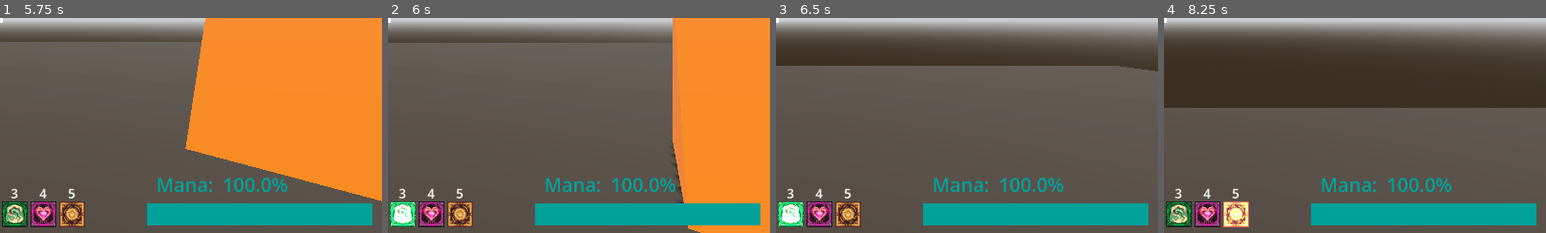
Above: before the commit, frames 1-4 (left to right).
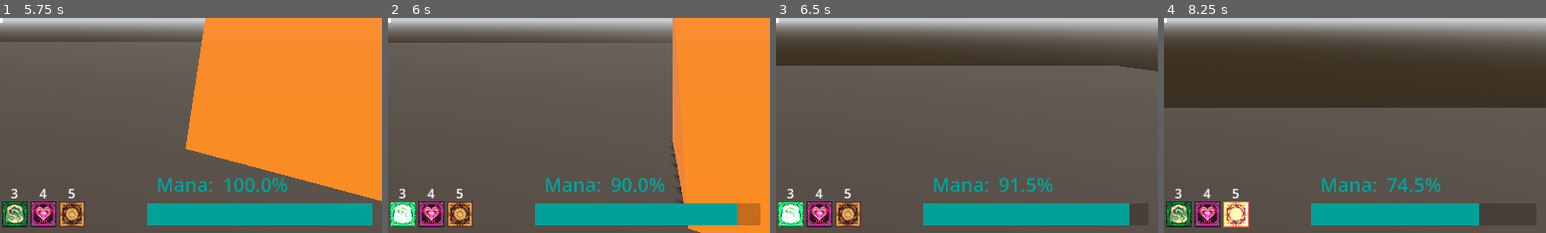
Above: after the commit, the same moments.

Repository: Isaaa43/Saudavel-e-Balanceado
Game: Godot game, scene res://cenas/main_game.tscn
The game is run twice, just before and just after one commit, with the same random seed, the same clock (stepped at 60 frames per second) and the same inputs.
Inputs (mouse positions are % of the whole screen's width and height, from its top left):
- Up to frame 1 (5.75 s): click (50, 66) at 0.52 s; type "Alex" at 0.6 s; click "Jogar" at 1.25 s; click "Host" at 2 s; click "Começar Partida" at 2.75 s; tap Enter at 3.5 s; move the mouse to (72, 45) at 3.52 s; hold D (direita) 3.53-4.28 s; click (72, 45) at 3.6 s; tap Space (pular) at 3.77, 4.52 s; move the mouse to (45, 50) at 4.27 s; hold W (frente) from 4.28 s (still down); tap 1 at 4.35 s; move the mouse to (52, 48) at 5.02 s; tap 2 at 5.1 s
- Up to frame 2 (6 s): keep holding W (frente); move the mouse to (49, 52) at 5.77 s; tap 3 at 5.85 s; click (49, 52) at 5.92 s
- Up to frame 3 (6.5 s): keep holding W (frente); tap Space (pular) at 6.02 s
- Up to frame 4 (8.25 s): keep holding W (frente); move the mouse to (57, 51) at 6.52 s; tap 4 at 6.6 s; tap Space (pular) at 6.77, 7.52 s; move the mouse to (42, 49) at 7.27 s; tap 5 at 7.35 s; move the mouse to (51, 50) at 8.02 s; click (51, 50) at 8.1 s
The pictures show only the part of the screen within x 50-100%, y 50-100%; the shares and areas given below are measured in that part.

Frame 1 is identical in both runs. In frame 2, 1.1% of the frame differs, in the area x 58-98%, y 74-97%; in frame 3, 1.1%; in frame 4, 2.1%.
Error before the commit: Parse Error: Identifier "ui_adm" not declared in the current scope. (res://scripts/game/adms/game_adm.gd:9)
Error after the commit: Attempt to call function 'start' in base 'null instance' on a null instance. (res://scripts/game/characters/jogador.gd:38)

Commit message:
refactor: renomeado sinal recebido_jogador_authority
Sinal colocar_hud_jogador renomeado para recebido_jogador_authority
Para ser mais abrangente o funcionamento do sinal

Diff:
--- a/luta-magos/scripts/game/adms/game_adm.gd
+++ b/luta-magos/scripts/game/adms/game_adm.gd
@@ -6,7 +6,7 @@
 
 func _ready() -> void:
 	# ajustar sinais
-	jogadores_adm.colocar_hud_jogador.connect(ui_adm.ajustar_hud_jogador)
+	jogadores_adm.recebido_jogador_authority.connect(local_adm.ajusta_para_jogador)
 
 func _process(_delta: float) -> void:
 	if Input.is_action_just_pressed("debug"):
--- a/luta-magos/scripts/game/adms/jogadores_adm.gd
+++ b/luta-magos/scripts/game/adms/jogadores_adm.gd
@@ -1,7 +1,7 @@
 class_name JogadoresAdm
 extends Node
 
-signal colocar_hud_jogador(jogador: Jogador)
+signal recebido_jogador_authority(jogador: Jogador)
 
 @export var JOGADOR_REF : PackedScene
 
@@ -33,7 +33,7 @@
 
 	jogadores_node_pai.add_child(jogador, true)
 	jogadores_por_peer_id[peer_id] = jogador
-	_verificar_hud_jogador(jogador, peer_id)
+	_verificar_authority_jogador(jogador, peer_id)
 
 	jogador.global_position = Vector3.ONE * randi_range(2, 5)
 	jogador.velocity = Vector3.ZERO
@@ -54,15 +54,14 @@
 	var jogador : Jogador = node
 	var jog_peer_id : int = int(jogador.name)
 	jogadores_por_peer_id[jog_peer_id] = jogador
-	_verificar_hud_jogador(jogador, jog_peer_id)
-
+	_verificar_authority_jogador(jogador, jog_peer_id)
 	# peca para o server os dados desse jogador
 	Network.client.pedir_dados_jogador_do_jogador(jog_peer_id)
 
-func _verificar_hud_jogador(jogador: Jogador, jog_peer_id: int) -> void:
-	var meu_peer_id: int = Network.client.dados_jogador.peer_id
-	if meu_peer_id == jog_peer_id:
-		colocar_hud_jogador.emit(jogador)
+func _verificar_authority_jogador(jogador: Jogador, jog_peer_id: int) -> void:
+	var authority_peer_id: int = Network.client.dados_jogador.peer_id
+	if authority_peer_id == jog_peer_id:
+		recebido_jogador_authority.emit(jogador)
 
 func get_jogador_peer_id(peer_id: int) -> Jogador:
 	if jogadores_por_peer_id.has(peer_id):
--- a/luta-magos/scripts/game/adms/local_adm.gd
+++ b/luta-magos/scripts/game/adms/local_adm.gd
@@ -12,7 +12,7 @@
 	hud.show()
 	lancador_feiticos.hud_jogador = hud
 
-func ajustar_hud_jogador(_jogador: Jogador) -> void:
+func ajusta_para_jogador(_jogador: Jogador) -> void:
 	jogador = _jogador
 	_ajustar_hud()
 	_ajustar_lancador_feiticos()
